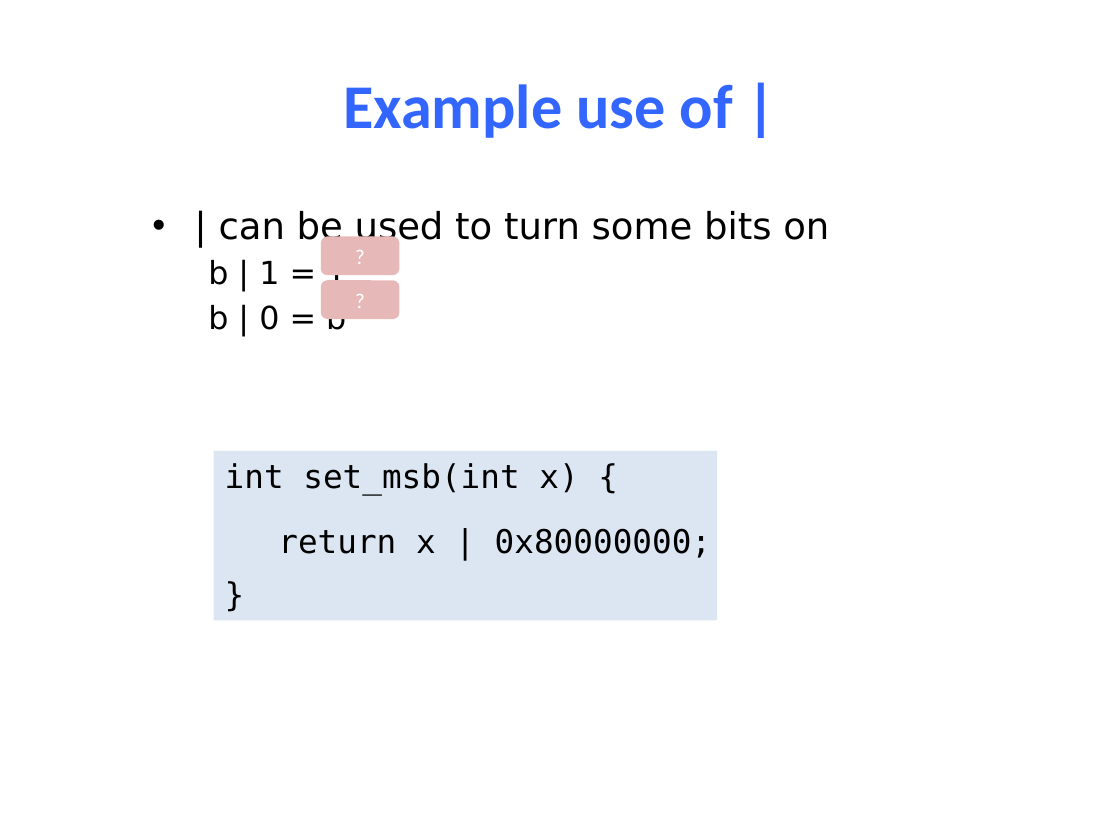
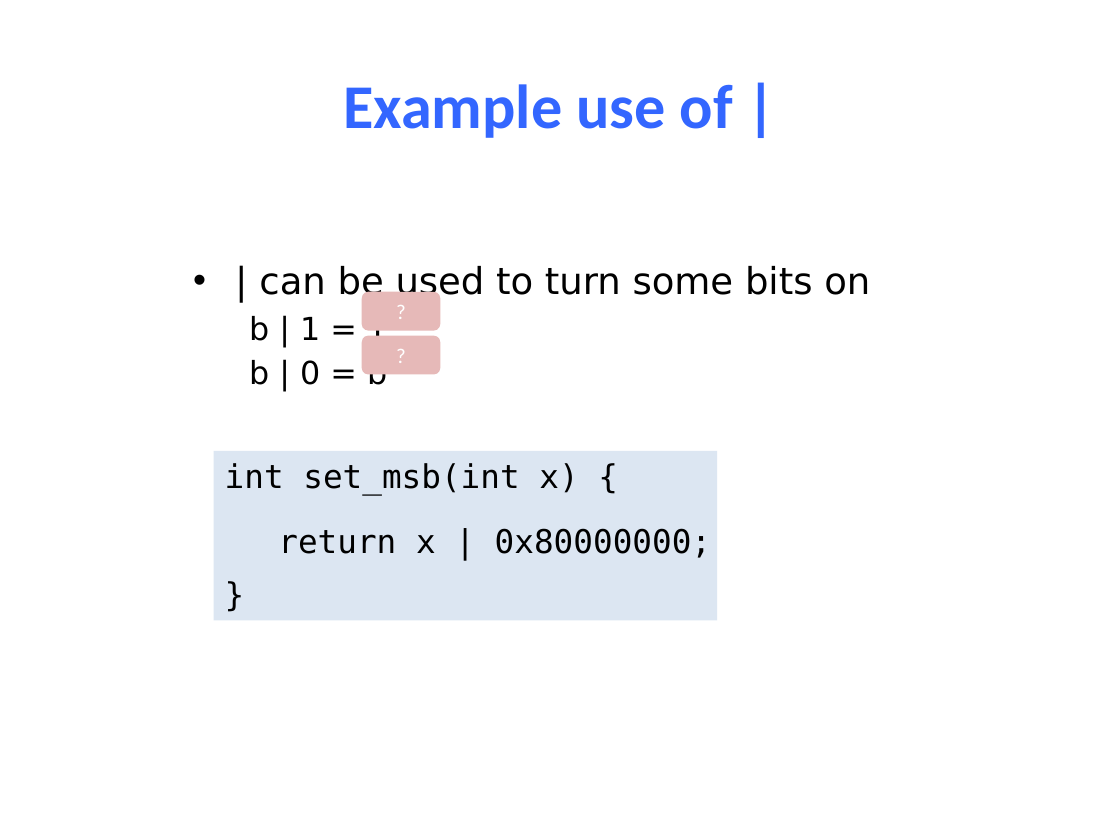
Before and after one commit to NYU-CSO/nyu-cso.github.io, a slide deck: slide 18 of notes/04-C_Basics.pptx (slide 19 before the commit). Drawn at 1120x840 pixels with LibreOffice and Linux fonts; fonts in the diff are those of the drawing. Boxes give left, top, right and bottom in pixels: in the first picture for what was removed or moved away, otherwise in the second. Text is boxed around its words. In the diff, an @@ line names an element or a change of style, - is before the commit and + after.

```diff
--- a/notes/04-C_Basics.pptx
+++ b/notes/04-C_Basics.pptx
@@ 2 rounded rectangles, 1 text: place and size @@
-2 rounded rectangles, 1 text at <box>208,211,829,336</box>
+2 rounded rectangles, 1 text at <box>249,266,870,391</box>
```
Also in this commit, not shown: 16 other slides changed, 1 slide added, 8 slides removed, 1 other file.
